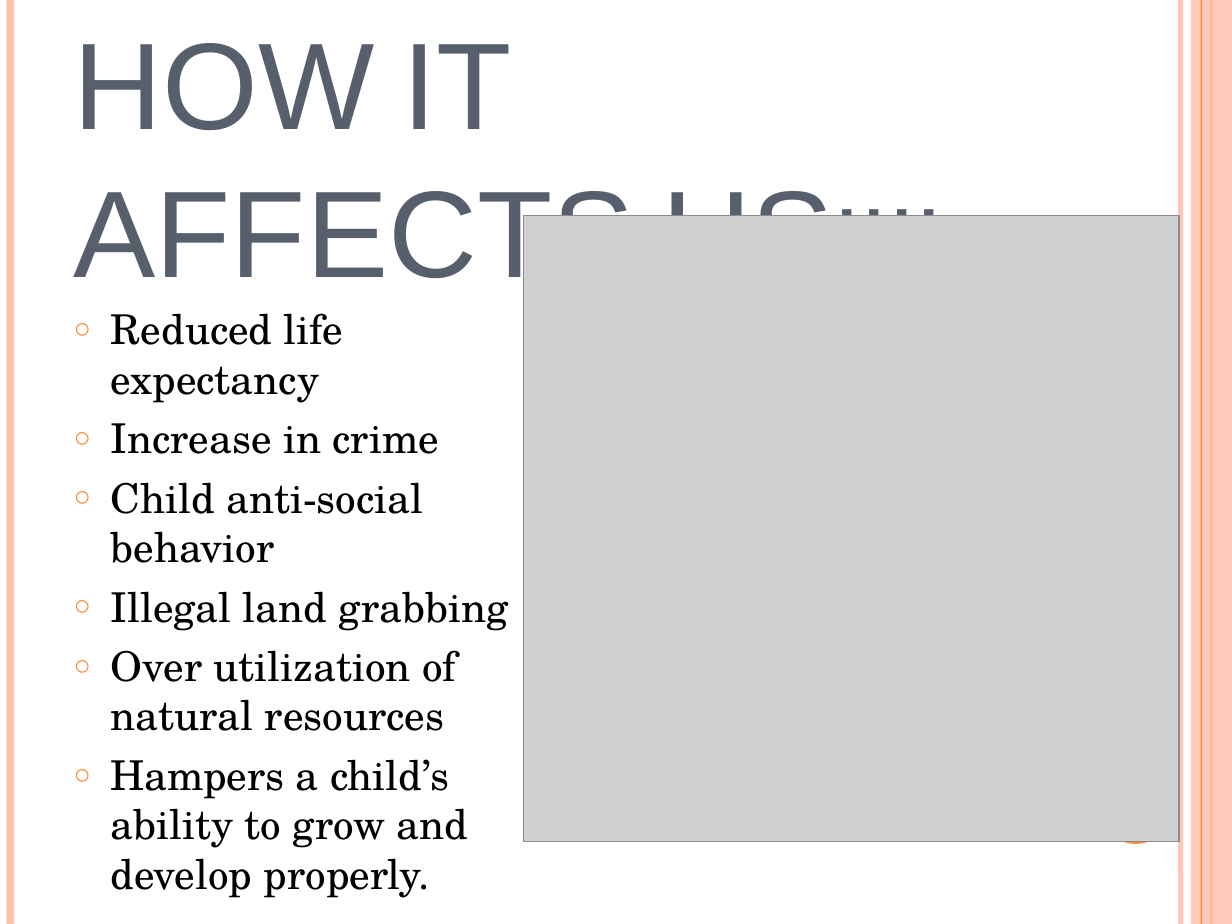
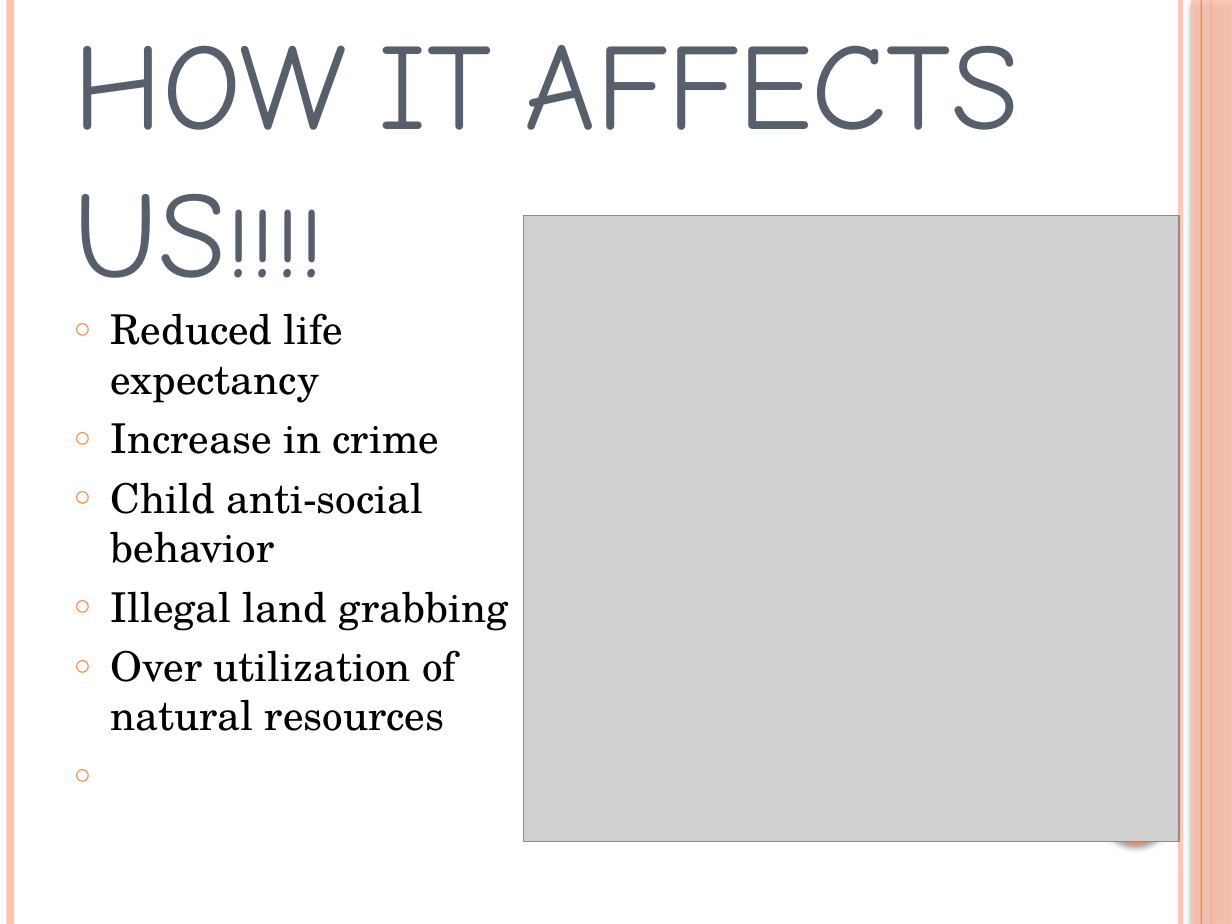
Before and after one commit to ashuche-niya/ashuche-niya.github.io, a slide deck: slide 6 of POVERTY IN INDIA.pptx. Drawn at 1232x924 pixels with LibreOffice and Linux fonts; fonts in the diff are those of the drawing; grey boxes stand for pictures. Boxes give left, top, right and bottom in pixels: in the first picture for what was removed or moved away, otherwise in the second. Text is boxed around its words. In the diff, an @@ line names an element or a change of style, - is before the commit and + after.

```diff
--- a/POVERTY IN INDIA.pptx
+++ b/POVERTY IN INDIA.pptx
@@ rectangle at box(1191, 0, 1232, 924): shadow on @@
@@ text "HOW IT AFFECTS US!!!!" at box(74, 45, 1019, 315): font Arial to Comic Neue @@
@@ text at box(111, 759, 469, 898): paragraph removed @@
-○ Hampers a child’s ability to grow and develop properly.
@@ ellipse at box(1099, 770, 1173, 844): shadow on @@
```
Also in this commit, not shown: 8 other slides changed.
